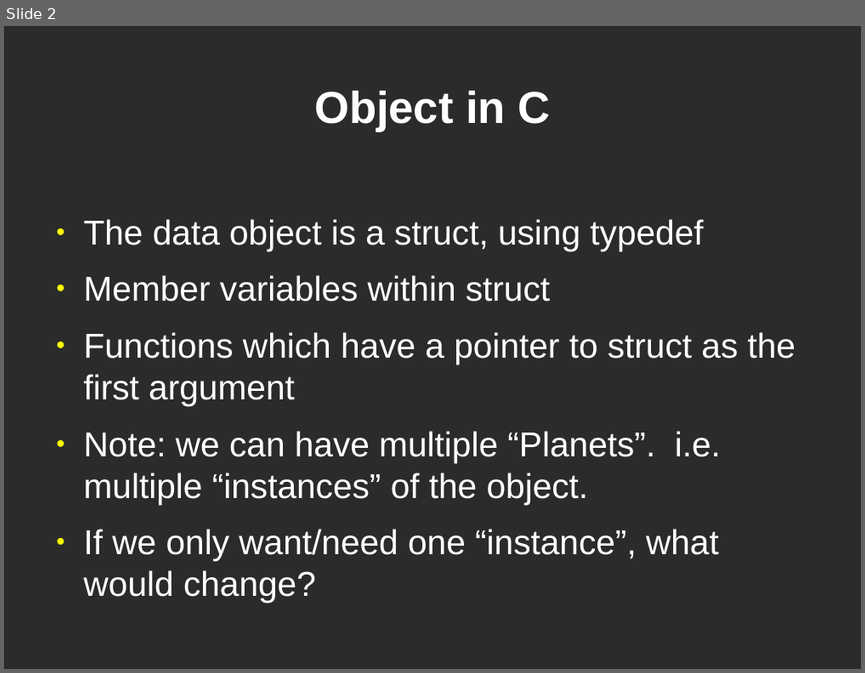
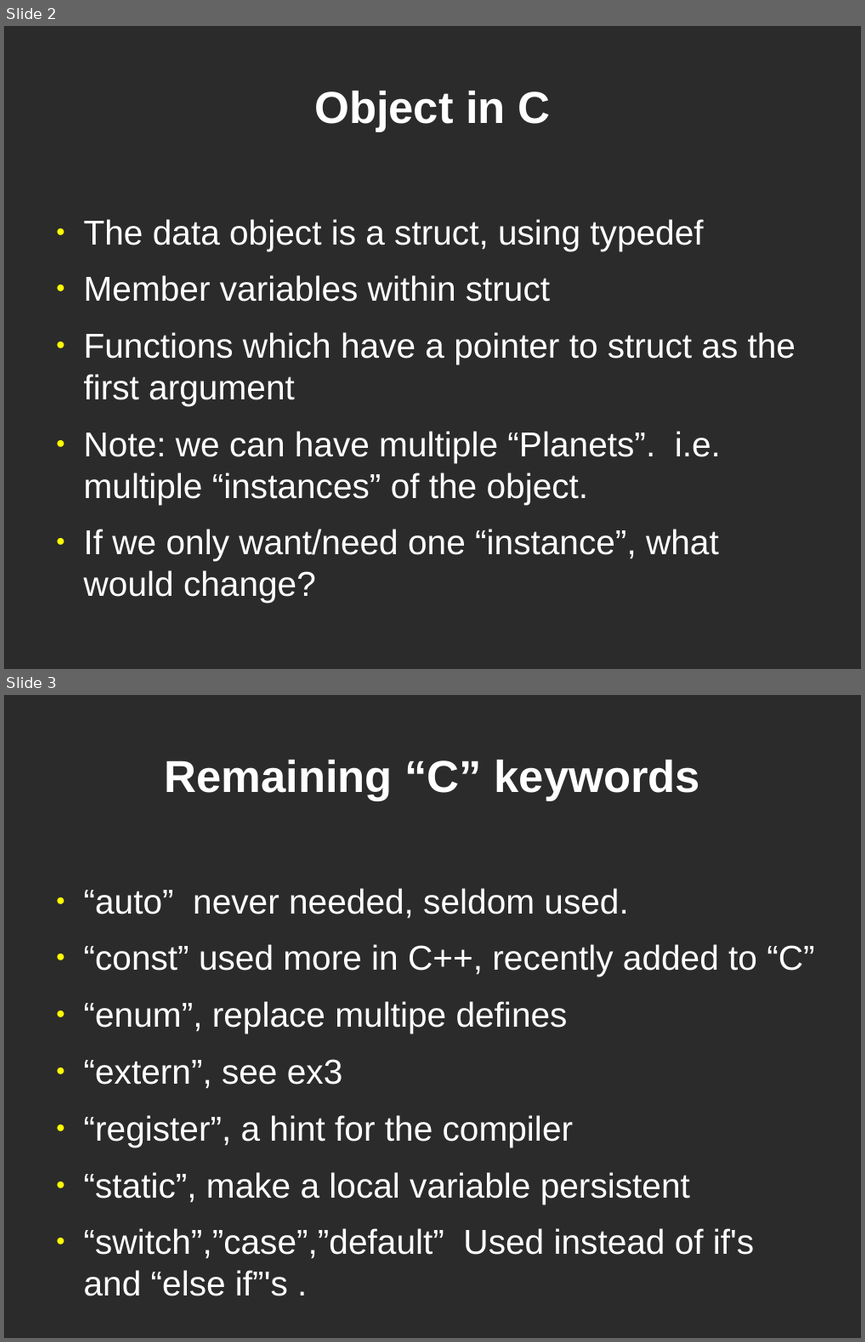
Before and after one commit to dklamet/class, a slide deck: docs/class3.odp. Shown one above the other, each under a label of ours: slide 2 before the commit, slides 2 and 3 after it. The pictures are 865x673 and 865x1342 pixels, drawn with LibreOffice and Linux fonts; fonts in the diff are those of the drawing; background and template pictures are left out; a plain dark background stands for a picture behind light text. Boxes give left, top, right and bottom in pixels: in the first picture for what was removed or moved away, otherwise in the second. Text is boxed around its words. In the diff, an @@ line names an element or a change of style, - is before the commit and + after.

```diff
--- a/docs/class3.odp
+++ b/docs/class3.odp
@@ slide 3 added at bbox=[4, 695, 861, 1338], background picture (left out) @@
@@ title added at bbox=[164, 760, 700, 801], 41.4 pt, text #FFFFFF, bold @@
+Remaining “C” keywords
@@ text added at bbox=[84, 888, 814, 1296], 32 pt, text #FFFFFF @@
+● “auto” never needed, seldom used.
+● “const” used more in C++, recently added to “C”
+● “enum”, replace multipe defines
+● “extern”, see ex3
+● “register”, a hint for the compiler
+● “static”, make a local variable persistent
+● “switch”,”case”,”default” Used instead of if's and “else if”'s .
```
Also in this commit, not shown: 2 other slides added, 3 other files.
